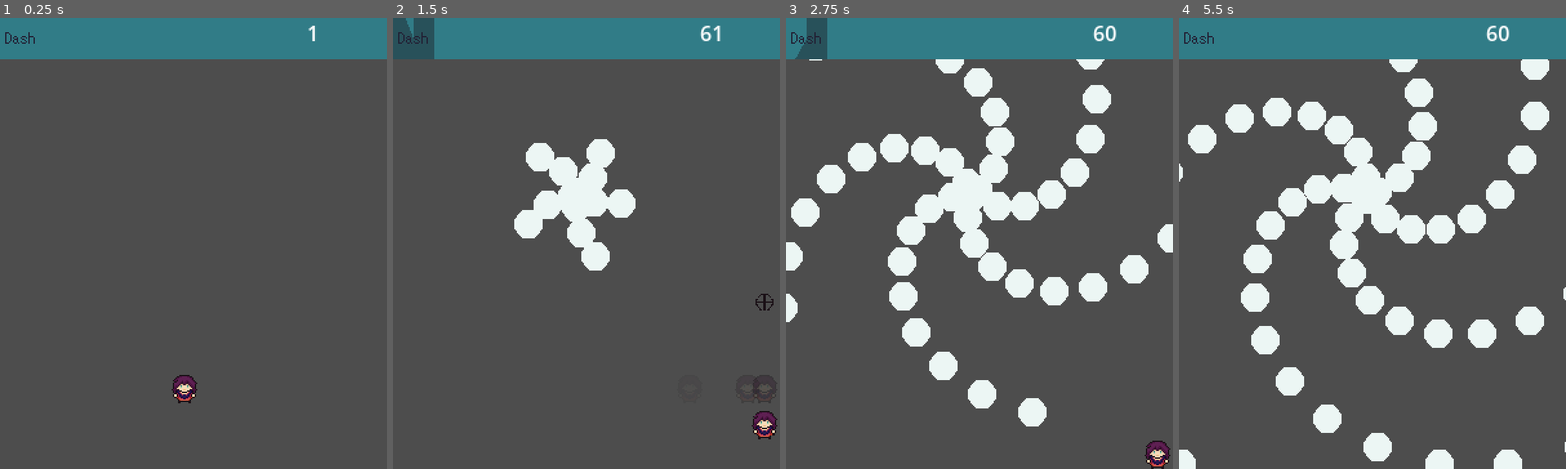
Above: before the commit, frames 1-4 (left to right).
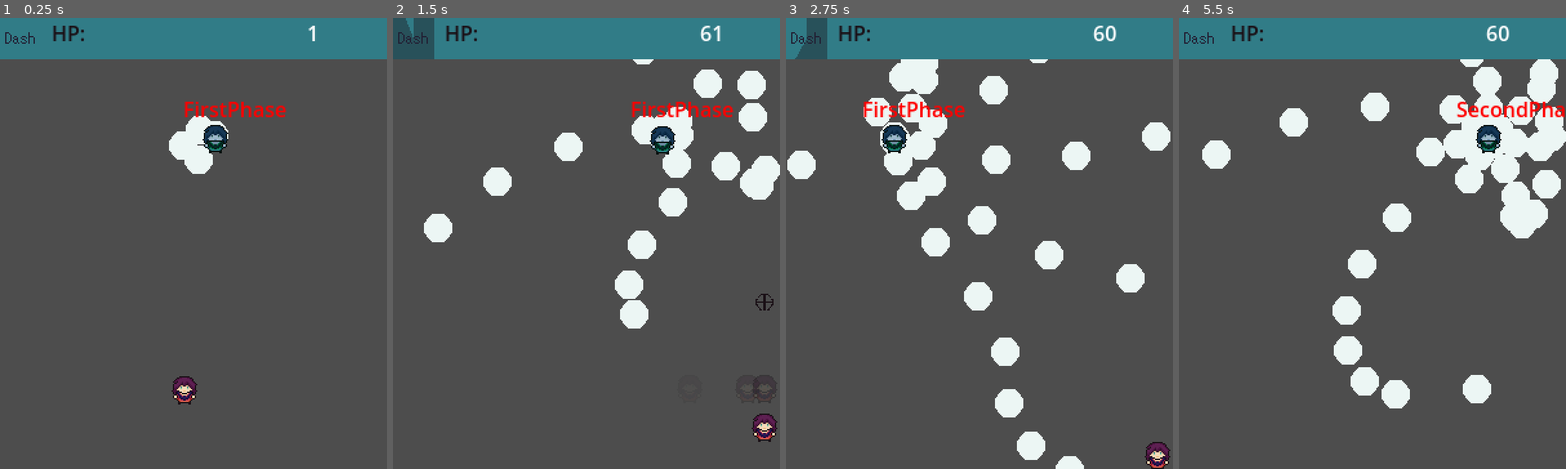
Above: after the commit, the same moments.

Repository: SantiagoBoscan07/Project-Transmutation
Game: Godot game, scene res://Scenes/Test/Test.tscn
The game is run twice, just before and just after one commit, with the same random seed, the same clock (stepped at 60 frames per second) and the same inputs. The project has no main scene, so this scene is started directly.
Inputs:
- Up to frame 1 (0.25 s): no input
- Up to frame 2 (1.5 s): hold Right (move_right) 0.53-1.28 s; hold Shift (dash) 0.53-1.28 s; hold Down (move_down) from 1.28 s (still down); tap Space (shoot) at 1.35 s
- Up to frame 3 (2.75 s): release Down (move_down) at 2.03 s; hold Right (move_right) from 2.03 s (still down); hold Shift (dash) from 2.03 s (still down)
- Up to frame 4 (5.5 s): release Right (move_right) at 2.78 s; release Shift (dash) at 2.78 s; hold Up (move_up) 2.78-3.53 s; tap Space (shoot) at 2.85, 4.35 s; hold Shift (dash) 3.53-4.28 s; hold Left (move_left) 3.53-5.03 s; hold Down (move_down) from 5.03 s (still down); hold Shift (dash) from 5.03 s (still down)

The runs differ from the first frame. In frame 1, 2.1% of the frame differs, in the area x 13-74%, y 1-86%; in frame 2, 11%; in frame 3, 19%; in frame 4, 23%, in the area x 0-100%, y 1-100%.

Commit message:
Enemy State Machine

Diff:
--- a/Scenes/Enemy/ProjectileSpawner.tscn
+++ b/Scenes/Enemy/ProjectileSpawner.tscn
@@ -1,6 +1,5 @@
-[gd_scene load_steps=4 format=3 uid="uid://chdoe7miagnvq"]
+[gd_scene load_steps=3 format=3 uid="uid://chdoe7miagnvq"]
 
-[ext_resource type="Texture2D" uid="uid://cpsta6m3oejp8" path="res://Sprites/progressbar.png" id="1_2ayym"]
 [ext_resource type="Script" path="res://Scripts/Enemy/enemyprojectilespawner.gd" id="1_rkhdh"]
 [ext_resource type="PackedScene" uid="uid://cige4n3p5oet7" path="res://Scenes/Enemy/EnemyProjectile.tscn" id="2_oay3s"]
 
@@ -9,12 +8,7 @@
 enemyProjectilePreload = ExtResource("2_oay3s")
 spawnTimer = NodePath("SpawnTimer")
 
-[node name="Sprite2D" type="Sprite2D" parent="."]
-texture = ExtResource("1_2ayym")
-
 [node name="SpawnTimer" type="Timer" parent="."]
 autostart = true
 
-[node name="Duration" type="Timer" parent="."]
-
 [connection signal="timeout" from="SpawnTimer" to="." method="_on_spawn_timer_timeout"]
--- a/Scenes/Player/player.tscn
+++ b/Scenes/Player/player.tscn
@@ -12,6 +12,7 @@
 [ext_resource type="Script" path="res://Scripts/Misc/Hurtbox.gd" id="9_dstq1"]
 [ext_resource type="Script" path="res://Scripts/Misc/Flash.gd" id="10_iybpp"]
 [ext_resource type="Script" path="res://Scripts/Misc/Hitbox.gd" id="10_saexv"]
+[ext_resource type="Script" path="res://Scripts/Misc/Idle.gd" id="11_lwfiv"]
 
 [sub_resource type="CircleShape2D" id="CircleShape2D_h00vk"]
 radius = 6.0
@@ -70,6 +71,10 @@
 
 [node name="Flash" type="Node" parent="Components" node_paths=PackedStringArray("sprite")]
 script = ExtResource("10_iybpp")
+sprite = NodePath("../../Body/Sprite2D")
+
+[node name="Idle" type="Node2D" parent="Components" node_paths=PackedStringArray("sprite")]
+script = ExtResource("11_lwfiv")
 sprite = NodePath("../../Body/Sprite2D")
 
 [node name="Timers" type="Node" parent="."]
--- a/Scenes/Test/Test.tscn
+++ b/Scenes/Test/Test.tscn
@@ -1,9 +1,10 @@
-[gd_scene load_steps=6 format=3 uid="uid://birnguoyjjy7o"]
+[gd_scene load_steps=7 format=3 uid="uid://birnguoyjjy7o"]
 
 [ext_resource type="PackedScene" uid="uid://c18joa412x5n3" path="res://Scenes/Player/player.tscn" id="1_u564h"]
 [ext_resource type="PackedScene" uid="uid://bkic2s7lstjwf" path="res://Scenes/UI/progress_bar.tscn" id="2_yt58w"]
 [ext_resource type="Script" path="res://Scripts/UI/fpscounter.gd" id="3_jjn2o"]
 [ext_resource type="PackedScene" uid="uid://chdoe7miagnvq" path="res://Scenes/Enemy/ProjectileSpawner.tscn" id="3_y33hk"]
+[ext_resource type="PackedScene" uid="uid://dbp67xw10qpno" path="res://Scripts/Enemy/Enemy.tscn" id="5_4olau"]
 
 [sub_resource type="StyleBoxFlat" id="StyleBoxFlat_qfhqw"]
 bg_color = Color(0.192157, 0.486275, 0.529412, 1)
@@ -36,7 +37,25 @@
 offset_bottom = 31.0
 script = ExtResource("3_jjn2o")
 
+[node name="HealthBar" type="Control" parent="UI TEST/Panel2"]
+anchors_preset = 0
+offset_right = 40.0
+offset_bottom = 32.0
+
+[node name="RichTextLabel" type="RichTextLabel" parent="UI TEST/Panel2/HealthBar"]
+texture_filter = 1
+layout_mode = 0
+offset_left = 40.0
+offset_right = 80.0
+offset_bottom = 32.0
+theme_override_colors/default_color = Color(0.101961, 0.0627451, 0.0862745, 1)
+text = "HP:"
+
 [node name="ProjectileSpawner" parent="." instance=ExtResource("3_y33hk")]
+process_mode = 4
 position = Vector2(144, 137)
 alpha = 1.3
-spawnTime = 0.04
+spawnTime = 0.01
+
+[node name="Enemy" parent="." instance=ExtResource("5_4olau")]
+position = Vector2(142, 92)
--- /dev/null
+++ b/Scripts/Enemy/Enemy.tscn
@@ -0,0 +1,69 @@
+[gd_scene load_steps=7 format=3 uid="uid://dbp67xw10qpno"]
+
+[ext_resource type="PackedScene" uid="uid://chdoe7miagnvq" path="res://Scenes/Enemy/ProjectileSpawner.tscn" id="1_6k4t3"]
+[ext_resource type="Script" path="res://Scripts/Misc/Idle.gd" id="1_mogy1"]
+[ext_resource type="Texture2D" uid="uid://cnn1dw3c645gp" path="res://Sprites/mcdraft2.png" id="2_455ju"]
+[ext_resource type="Script" path="res://Scripts/Enemy/StateMachine.gd" id="4_w18q4"]
+[ext_resource type="Script" path="res://Scripts/Enemy/Phase.gd" id="5_g5ahm"]
+[ext_resource type="Script" path="res://Scripts/Enemy/enemyMove.gd" id="6_ywbba"]
+
+[node name="Enemy" type="CharacterBody2D"]
+
+[node name="Body" type="Node2D" parent="."]
+
+[node name="Sprite2D" type="Sprite2D" parent="Body"]
+z_index = 2
+texture = ExtResource("2_455ju")
+
+[node name="Idle" type="Node2D" parent="Body" node_paths=PackedStringArray("sprite")]
+script = ExtResource("1_mogy1")
+sprite = NodePath("../Sprite2D")
+
+[node name="Debug" type="Label" parent="Body"]
+z_index = 3
+offset_left = -25.0
+offset_top = -33.0
+offset_right = 25.0
+offset_bottom = -10.0
+theme_override_colors/font_color = Color(1, 0, 0, 1)
+text = "Debug"
+
+[node name="Projectiles" type="Node2D" parent="."]
+
+[node name="ProjectileSpawner" parent="Projectiles" instance=ExtResource("1_6k4t3")]
+alpha = 1.3
+spawnTime = 0.05
+
+[node name="StateMachine" type="Node2D" parent="." node_paths=PackedStringArray("initial_state")]
+script = ExtResource("4_w18q4")
+initial_state = NodePath("FirstPhase")
+
+[node name="FirstPhase" type="Node2D" parent="StateMachine" node_paths=PackedStringArray("projectiles", "nextPhase", "move")]
+script = ExtResource("5_g5ahm")
+projectiles = NodePath("../../Projectiles/ProjectileSpawner")
+alpha = 1.3
+spawnTime = 0.06
+nextPhase = NodePath("../SecondPhase")
+move = NodePath("../../Component/Move")
+canMove = true
+moveSpeed = Vector2(100, 0)
+
+[node name="SecondPhase" type="Node2D" parent="StateMachine" node_paths=PackedStringArray("projectiles", "nextPhase", "move")]
+script = ExtResource("5_g5ahm")
+projectiles = NodePath("../../Projectiles/ProjectileSpawner")
+alpha = 1.8
+spawnTime = 0.03
+nextPhase = NodePath("../FirstPhase")
+move = NodePath("../../Component/Move")
+
+[node name="Timer" type="Node2D" parent="."]
+
+[node name="Duration" type="Timer" parent="Timer"]
+wait_time = 5.0
+one_shot = true
+
+[node name="Component" type="Node" parent="."]
+
+[node name="Move" type="Node2D" parent="Component" node_paths=PackedStringArray("body")]
+script = ExtResource("6_ywbba")
+body = NodePath("../..")
--- /dev/null
+++ b/Scripts/Enemy/FirstPhase.gd
@@ -0,0 +1,12 @@
+extends State
+
+@export var projectiles: Node2D
+
+func enter():
+	super.enter()
+	projectiles.alpha = 1.3
+	projectiles.spawnTime = 0.08
+
+func transition():
+	if can_transition:
+		get_parent().change_state("SecondPhase")
--- /dev/null
+++ b/Scripts/Enemy/Phase.gd
@@ -0,0 +1,25 @@
+extends State
+
+@export var projectiles: Node2D
+@export var alpha: float
+@export var spawnTime: float
+@export var nextPhase: State
+@export var move: Node2D
+@export var canMove: bool
+@export var moveSpeed: Vector2
+
+
+func enter():
+	super.enter()
+	projectiles.alpha = alpha
+	projectiles.spawnTime = spawnTime
+	if canMove:
+		move.horizontalMovement = canMove
+		move.velocity = moveSpeed
+	else:
+		move.horizontalMovement = canMove
+		move.velocity = Vector2(0,0)
+
+func transition():
+	if can_transition:
+		get_parent().change_state(nextPhase.name)
--- /dev/null
+++ b/Scripts/Enemy/SecondPhase.gd
@@ -0,0 +1,12 @@
+extends State
+
+@export var projectiles: Node2D
+
+func enter():
+	super.enter()
+	projectiles.alpha = 1.6
+	projectiles.spawnTime = 0.05
+
+func transition():
+	if can_transition:
+		get_parent().change_state("FirstPhase")
--- /dev/null
+++ b/Scripts/Enemy/State.gd
@@ -0,0 +1,31 @@
+extends Node2D
+class_name State
+
+@onready var debug = owner.find_child("Debug")
+@onready var duration = owner.find_child("Duration")
+
+var can_transition: bool = false
+
+func _ready():
+	set_physics_process(false)
+	duration.timeout.connect(_on_duration_timeout)
+
+func _on_duration_timeout():
+	can_transition = true
+
+func enter():
+	set_physics_process(true)
+	can_transition = false
+	duration.start()
+
+func exit():
+	set_physics_process(false)
+
+func transition():
+	pass
+
+func _physics_process(delta):
+	if can_transition:
+		print("Transition")
+		transition()
+	debug.text = name
--- /dev/null
+++ b/Scripts/Enemy/StateMachine.gd
@@ -0,0 +1,20 @@
+extends Node2D
+
+@export var initial_state: State
+var current_state: State
+var previous_state: State
+
+func _ready():
+	current_state = initial_state
+	previous_state = current_state
+	current_state.enter()
+
+func change_state(state):
+	if state == previous_state.name:
+		return
+
+	current_state = find_child(state) as State
+	current_state.enter()
+
+	previous_state.exit()
+	previous_state = current_state
--- /dev/null
+++ b/Scripts/Enemy/enemyMove.gd
@@ -0,0 +1,18 @@
+extends Node
+
+@export var body: CharacterBody2D
+@export var velocity: Vector2:
+	set(value):
+		velocity = value
+@export var horizontalMovement: bool = false:
+	set(value):
+		horizontalMovement = value
+@export var verticalMovement: bool = false:
+	set(value):
+		verticalMovement = value
+
+func _physics_process(delta):
+	if horizontalMovement:
+		body.translate(velocity * delta)
+		if body.position.x <= 50 || body.position.x >= 250:
+			velocity.x *= -1
--- a/Scripts/Enemy/enemyprojectilespawner.gd
+++ b/Scripts/Enemy/enemyprojectilespawner.gd
@@ -2,14 +2,13 @@
 
 @export var enemyProjectilePreload: PackedScene
 @export_range(0,2*PI) var alpha: float = 0.0
-@export var spawnTime: float = 1.0
 @export var spawnTimer: Timer
+@export var spawnTime: float = 0.0:
+	set(value):
+		spawnTime = value
+		spawnTimer.wait_time = spawnTime
 var theta: float = 0.0
 var enemyProjectile
-
-func _ready():
-	spawnTimer.wait_time = spawnTime
-	$Sprite2D.hide()
 
 func getVector(angle):
 	theta = angle + alpha
--- /dev/null
+++ b/Scripts/Misc/Idle.gd
@@ -0,0 +1,26 @@
+extends Node2D
+class_name Idle
+@export var sprite: Sprite2D
+var up_tween
+var down_tween
+
+func _ready():
+	up()
+
+
+
+func up():
+	up_tween = get_tree().create_tween()
+	up_tween.tween_property(sprite, "position",  Vector2(0,2),0.5)
+	up_tween.connect("finished", on_up_tween_finished)
+
+func on_up_tween_finished():
+	down()
+
+func down():
+	down_tween = get_tree().create_tween()
+	down_tween.tween_property(sprite, "position",  Vector2(0,-2),0.5)
+	down_tween.connect("finished", on_down_tween_finished)
+
+func on_down_tween_finished():
+	up()
--- a/Scripts/UI/cooldownbar.gd
+++ b/Scripts/UI/cooldownbar.gd
@@ -18,6 +18,7 @@
 	progressBar.value = 0
 	fillTime = time
 	updateTimer.start()
+
 
 func cooldown_value(time):
 	show()
Not shown: 1 places in Scenes/Player/player.tscn that only renumber resources
Binary file added: Sprites/mcdraft2.png
Not shown, added: Sprites/mcdraft2.png.import
